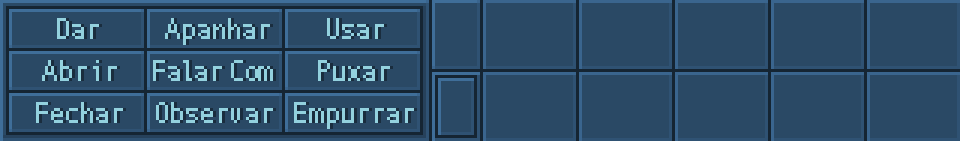
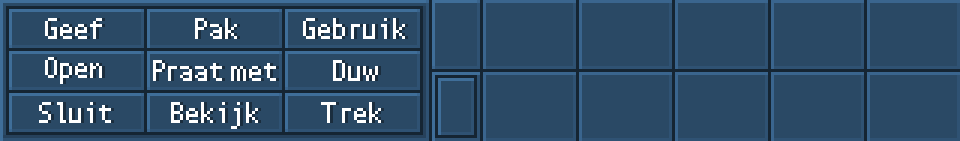
Layers edited between the first and the second w=960, h=141 image:
added group "ButtonsNL" with 4 layers above "ButtonsPT" over [39, 18, 408, 129]
added layer "Btn Highlight" (1st of 3, in "ButtonsNL") in group "ButtonsNL" over [39, 18, 405, 129]
added layer "Btn Shadow" in group "ButtonsNL" over [42, 18, 408, 129]
hid group "ButtonsPT" (2 layers) over [36, 18, 417, 129]
hid "Btn_Merged" (1st of 5, in "ButtonsPT") over [36, 18, 414, 129]
hid "Btn_Merged copy" (1st of 2, in "ButtonsPT") over [39, 18, 417, 129]
